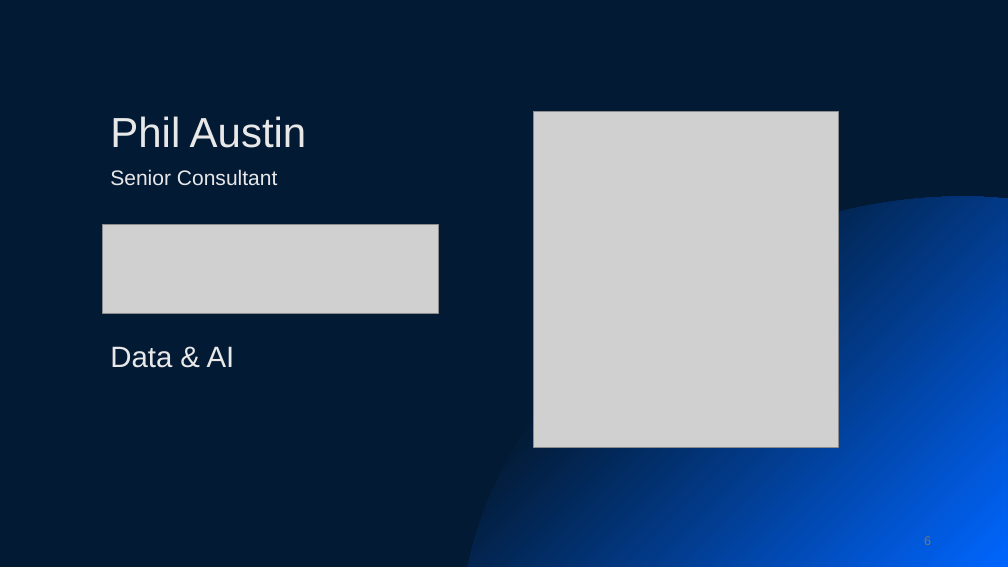
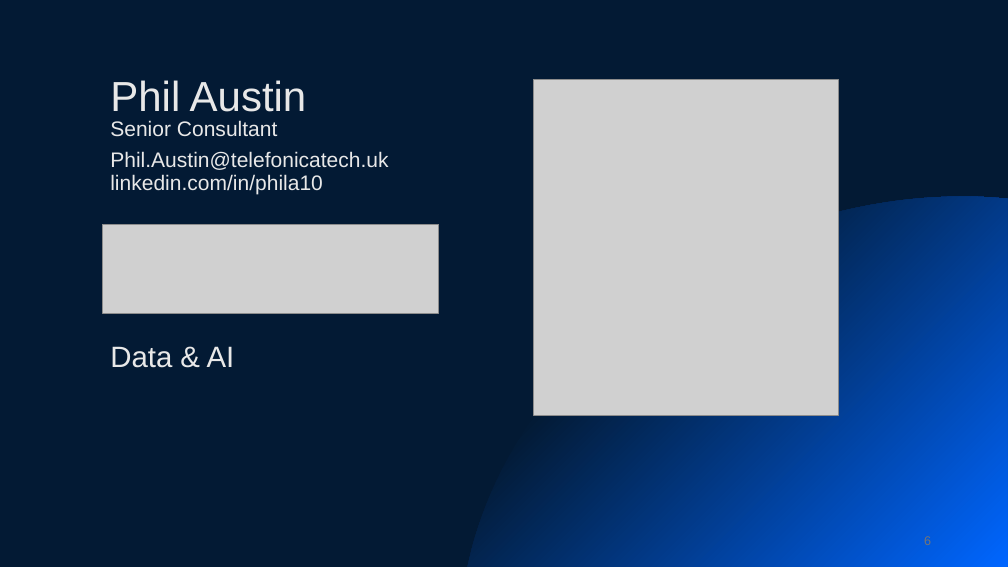
Before and after one commit to phil-a10/Talks, a slide deck: slide 6 of Data Engineering Using Free Tools/Learn Data Engineering For Free.pptx. Drawn at 1008x567 pixels with LibreOffice and Linux fonts; fonts in the diff are those of the drawing; grey boxes stand for pictures; background and template pictures are left out. Boxes give left, top, right and bottom in pixels: in the first picture for what was removed or moved away, otherwise in the second. Text is boxed around its words. In the diff, an @@ line names an element or a change of style, - is before the commit and + after.

```diff
--- a/Data Engineering Using Free Tools/Learn Data Engineering For Free.pptx
+++ b/Data Engineering Using Free Tools/Learn Data Engineering For Free.pptx
@@ text "Phil Austin": place and size @@
-text "Phil Austin" at (110, 116, 307, 148)
+text "Phil Austin" at (110, 80, 307, 112)
@@ picture: place and size @@
-picture at (534, 111, 839, 447)
+picture at (534, 79, 839, 415)
@@ text "Senior Consultant": place and size @@
-text "Senior Consultant" at (110, 169, 277, 186)
+text "Senior Consultant" at (110, 120, 277, 137)
@@ text added at (110, 151, 388, 170), 20 pt, text #E8E8E8 @@
+Phil.Austin@telefonicatech.uk
@@ text added at (110, 174, 323, 195), 20 pt, text #E8E8E8 @@
+linkedin.com/in/phila10
```
Also in this commit, not shown: 2 other files.
